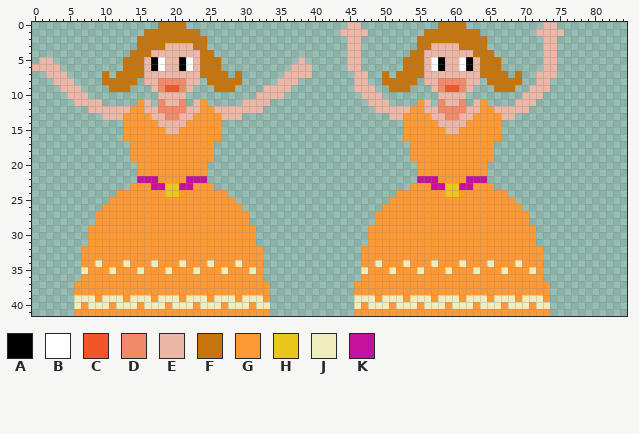
File history of a sprite sheet, pixmaps/lady.png. Above: the version before the commit.
The file is 85x42 pixels. Colours within 5 levels of each other are drawn and written as one.
Palette (. is transparent): A #000000  B #ffffff  C #f25526  D #f28a6a  E #ecb7a7  F #c5750c  G #ff9933  H #ebc71e  J #efecbd  K #c5129d
Pixels before (only the part around the change), first column x 0:
 0 ..................FFFF.......................EE...........FFFF...........EE.........
 1 ................FFFFFFFF....................EEEE........FFFFFFFF........EEEE........
 2 ...............FFFFFFFFFF....................EE........FFFFFFFFFF........EE.........
 3 ...............FFFFEEEEFF....................EE........FFEEEEFFFF........EE.........
 4 ..............FFFEEEEEEEFF...................EE.......FFEEEEEEEFFF.......EE.........
 5 .EE..........FFFEABEEABEFFF...........E......EE......FFFEBAEEBAEFFF......EE.........
 6 EEEE.........FFFEABEEABEFFF..........EEE.....EE......FFFEBAEEBAEFFF......EE.........
 7 ..EEE.....F.FFFFEEEEEEEEFFFF.F......EEEE......EE..F.FFFFEEEEEEEEFFFF.F..EEE.........
 8 ...EEE....FFFFF.EEDDDDEE.FFFFF.....EEE........EE..FFFFF.EEDDDDEE.FFFFF..EE..........
 9 ....EEE....FFF...EDCCDE...FFF....EEEE.........EEE..FFF...EDCCDE...FFF..EEE..........
10 .....EEE..........EEEE..........EEEE...........EEE........EEEE........EEE...........
11 ......EEEE.....GE.DEED.EG.....EEEE..............EEE....GE.DEED.EG....EEE............
12 ........EEEEEEGGEEDDDDEEGGEEEEEEE................EEEEEGGEEDDDDEEGGEEEEE.............
13 ..........EEEGGGGEEDDEEGGGGEEE.....................EEGGGGEEDDEEGGGGEE...............
14 .............GGGGGEEEEGGGGG..........................GGGGGEEEEGGGGG.................
15 .............GGGGGGEEGGGGGG..........................GGGGGGEEGGGGGG.................
16 .............GGGGGGGGGGGGGG..........................GGGGGGGGGGGGGG.................
17 ..............GGGGGGGGGGGG............................GGGGGGGGGGGG..................
18 ..............GGGGGGGGGGGG............................GGGGGGGGGGGG..................
19 ..............GGGGGGGGGGGG............................GGGGGGGGGGGG..................
20 ...............GGGGGGGGGG..............................GGGGGGGGGG...................
21 ...............GGGGGGGGGG..............................GGGGGGGGGG...................
22 ...............KKKGGGGKKK..............................KKKGGGGKKK...................
23 ..............GGGKKHHKKGGG............................GGGKKHHKKGGG..................
24 ............GGGGGGGHHGGGGGGG........................GGGGGGGHHGGGGGGG................
25 ...........GGGGGGGGGGGGGGGGGG......................GGGGGGGGGGGGGGGGGG...............
26 ..........GGGGGGGGGGGGGGGGGGGG....................GGGGGGGGGGGGGGGGGGGG..............
27 .........GGGGGGGGGGGGGGGGGGGGGG..................GGGGGGGGGGGGGGGGGGGGGG.............
28 .........GGGGGGGGGGGGGGGGGGGGGG..................GGGGGGGGGGGGGGGGGGGGGG.............
29 ........GGGGGGGGGGGGGGGGGGGGGGGG................GGGGGGGGGGGGGGGGGGGGGGGG............
30 ........GGGGGGGGGGGGGGGGGGGGGGGG................GGGGGGGGGGGGGGGGGGGGGGGG............
31 ........GGGGGGGGGGGGGGGGGGGGGGGG................GGGGGGGGGGGGGGGGGGGGGGGG............
32 .......GGGGGGGGGGGGGGGGGGGGGGGGGG..............GGGGGGGGGGGGGGGGGGGGGGGGGG...........
33 .......GGGGGGGGGGGGGGGGGGGGGGGGGG..............GGGGGGGGGGGGGGGGGGGGGGGGGG...........
34 .......GGJGGGJGGGJGGGJGGGJGGGJGGG..............GGJGGGJGGGJGGGJGGGJGGGJGGG...........
35 .......JGGGJGGGJGGGJGGGJGGGJGGGJG..............JGGGJGGGJGGGJGGGJGGGJGGGJG...........
36 .......GGGGGGGGGGGGGGGGGGGGGGGGGG..............GGGGGGGGGGGGGGGGGGGGGGGGGG...........
37 ......GGGGGGGGGGGGGGGGGGGGGGGGGGGG............GGGGGGGGGGGGGGGGGGGGGGGGGGGG..........
38 ......GGGGGGGGGGGGGGGGGGGGGGGGGGGG............GGGGGGGGGGGGGGGGGGGGGGGGGGGG..........
39 ......JJJGJJJGJJJGJJJGJJJGJJJGJJJG............JJJGJJJGJJJGJJJGJJJGJJJGJJJG..........
40 ......JGJJJGJJJGJJJGJJJGJJJGJJJGJJ............JGJJJGJJJGJJJGJJJGJJJGJJJGJJ..........
41 ......GGGGGGGGGGGGGGGGGGGGGGGGGGGG............GGGGGGGGGGGGGGGGGGGGGGGGGGGG..........
The result:
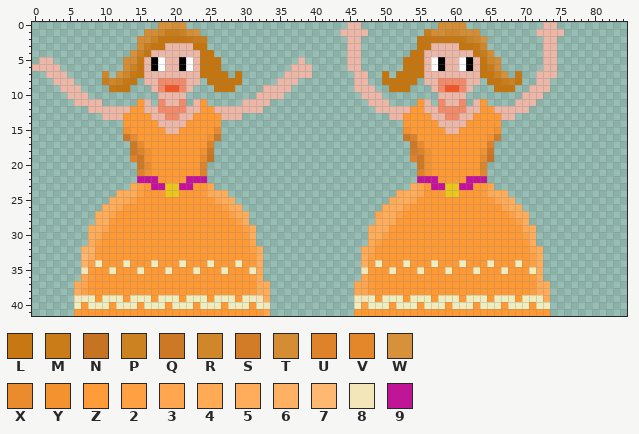
Colours new in this view: L #c77812  M #ca7c18  N #c67323  P #cd8221  Q #cd7825  R #d08729  S #d37c27  T #d48d34  U #de832a  V #e4872b  W #d6913a  X #ea8b2d  Y #f49230  Z #ff9c39  2 #ffa143  3 #ffa64e  4 #ffaa55  5 #ffad5b  6 #ffb163  7 #ffb872  8 #f3e6b8  9 #c11597
Change:
Changed rows in their new state; - is an unchanged pixel.
first column x 10:
 0 --------WWTW------------------------------------TTTT--------
 1 ------TTRMMPTW--------------------------------MTTRRTTT------
 2 -----TTP----LMM--------------------------------LLLLLPRW-----
 3 -----TM----------------------------------------------LR-----
 4 ----WP------------------------------------------------MT----
 5 ---TTL-------------------------------------------------RT---
 6 ---TP--------------------------------------------------MT---
 7 R-WRL---------------------------------------------------PW-L
 8 MRPL-----------------------------------------------------MP-
 9 -L----------------------------------------------------------
first column x 6:
15 -------Y------------X--------------------------Y------------Y-------
16 -------QX----------YQ--------------------------QU----------YS-------
17 --------QX---------U----------------------------QX---------U--------
18 --------QUY-------YQ----------------------------SUY-------YQ--------
19 --------UQY-------XN----------------------------UQY-------XN--------
20 ---------QX-------U------------------------------QY-------U---------
21 ---------UY-------U------------------------------UY-------V---------
22 -------------------------------------------------9--------9---------
23 --------42---------3----------------------------53--------Z3--------
24 ------5552--------Z455------------------------4553--------Z455------
25 -----5542----------Z355----------------------4553----------Z355-----
26 ----553Z-------------245--------------------4552-------------355----
27 ---553----------------245------------------3552---------------255---
28 ---55Z-----------------25------------------554-----------------25---
29 --553-------------------25----------------455Z------------------45--
30 --54Z-------------------Z5----------------552-------------------25--
31 --52---------------------3----------------42--------------------Z5--
32 -66Z---------------------25--------------43----------------------35-
33 -75Z---------------------Z5--------------52----------------------25-
34 -62----------------------Z5--------------5Z----------------------25-
35 -8Z-----------------------4--------------8Z-----------------------5-
36 -3Z----------------------Z4--------------3-----------------------Z5-
37 43------------------------45------------33Z----------------------Z45
38 52-----------------------Z45------------33Z----------------------Z45
39 8-------------------------85------------88-------------------------4
40 ---------------------------8-------------2--------------------------
41 ---------------------------3----------------------------------------
